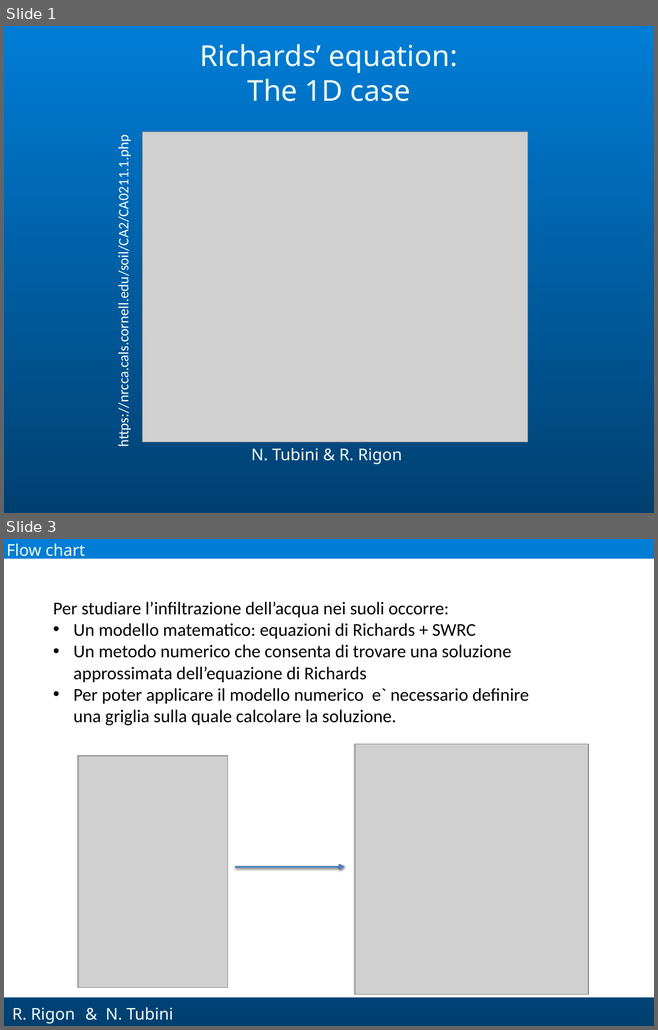
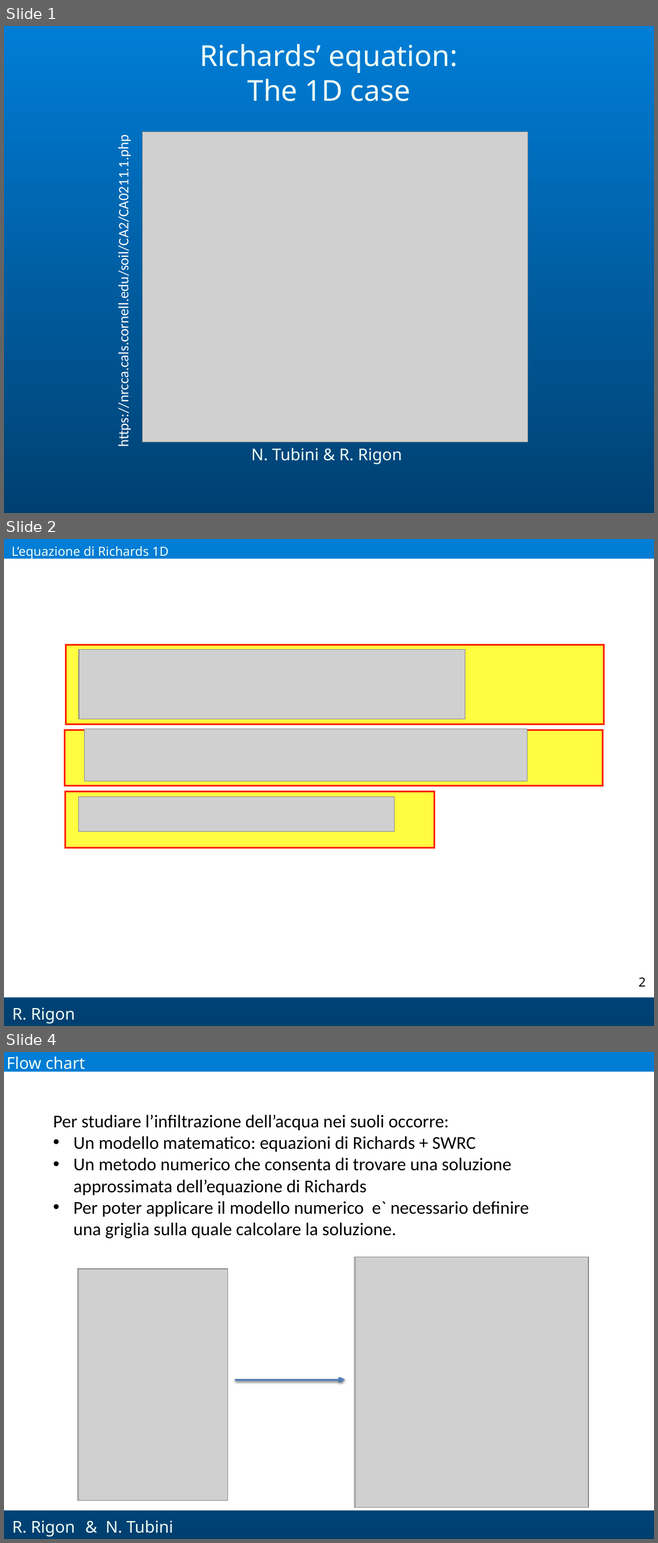
Before and after one commit to GEOframeOMSProjects/OMS_Project_Richards1D, a slide deck: Materials/Richards_English.pptx. Shown one above the other, each under a label of ours: slides 1 and 3 before the commit, slides 1, 2 and 4 after it; the slides between them are not shown. The pictures are 658x1030 and 658x1543 pixels, drawn with LibreOffice and Linux fonts; fonts in the diff are those of the drawing; grey boxes stand for pictures; background and template pictures are left out. Boxes give left, top, right and bottom in pixels: in the first picture for what was removed or moved away, otherwise in the second. Text is boxed around its words. In the diff, an @@ line names an element or a change of style, - is before the commit and + after.

```diff
--- a/Materials/Richards_English.pptx
+++ b/Materials/Richards_English.pptx
@@ slide 2 added at (x1=4, y1=539, x2=654, y2=1026), background gradient #007DD6 to #004071; not listed: 2 template elements that a slide beside it also shows @@
@@ text added at (x1=12, y1=546, x2=168, y2=559), 14 pt, text #F1FEF6 @@
+L’equazione di Richards 1D
@@ rectangle added at (x1=65, y1=645, x2=604, y2=724), fill #FFFC41, outline #FF2600 2 pt @@
@@ picture added at (x1=79, y1=649, x2=465, y2=719) @@
@@ rectangle added at (x1=64, y1=730, x2=603, y2=786), fill #FFFC41, outline #FF2600 2 pt @@
@@ picture added at (x1=85, y1=729, x2=528, y2=781) @@
@@ rectangle added at (x1=65, y1=792, x2=434, y2=848), fill #FFFC41, outline #FF2600 2 pt @@
@@ picture added at (x1=79, y1=797, x2=394, y2=832) @@
@@ page number added at (x1=638, y1=977, x2=645, y2=987), 14 pt, text #000000 @@
+2
@@ what was slide 3 is now slide 4 @@
```
Also in this commit, not shown: 2 slides changed, 1 other slide added.
